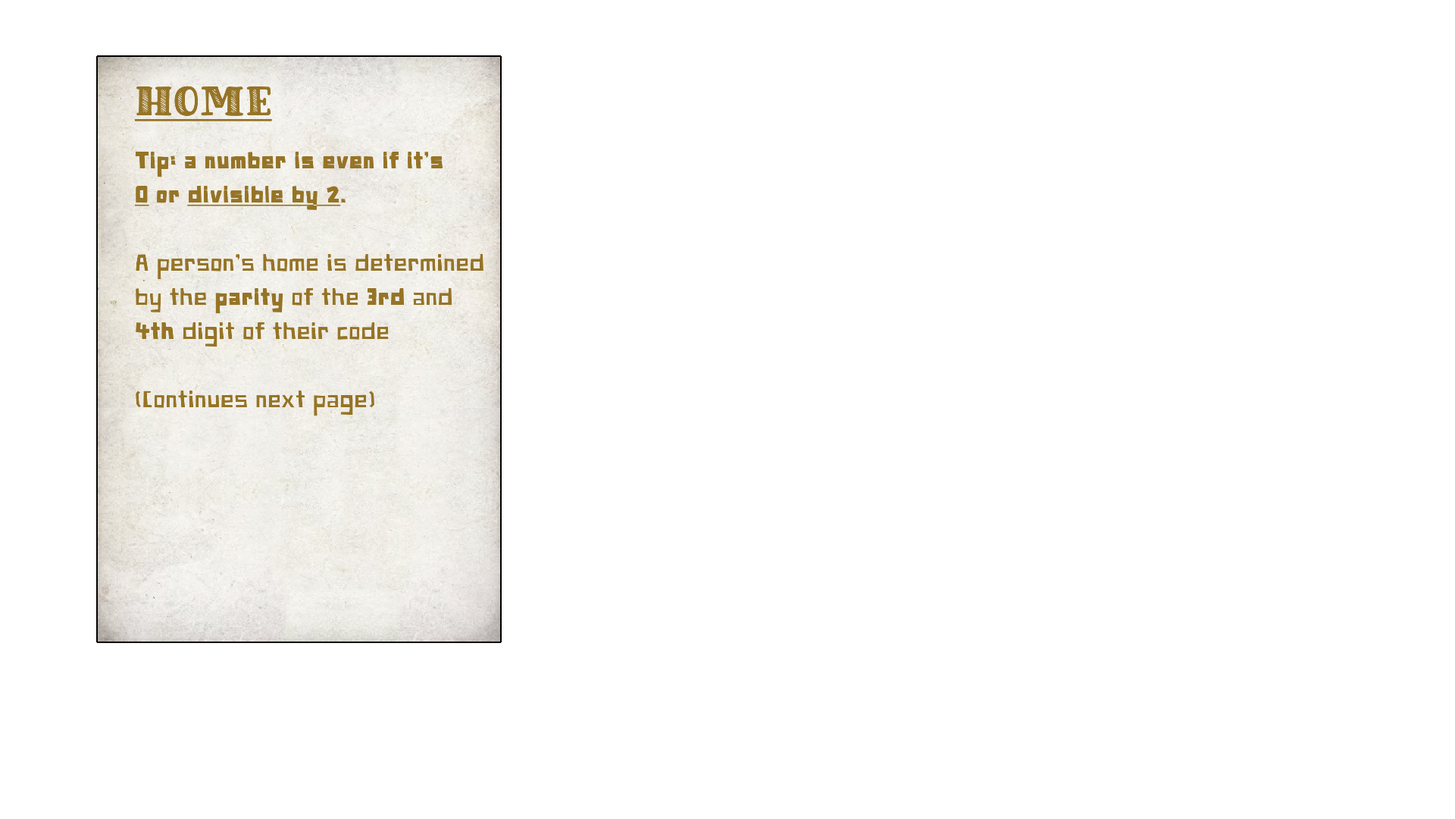
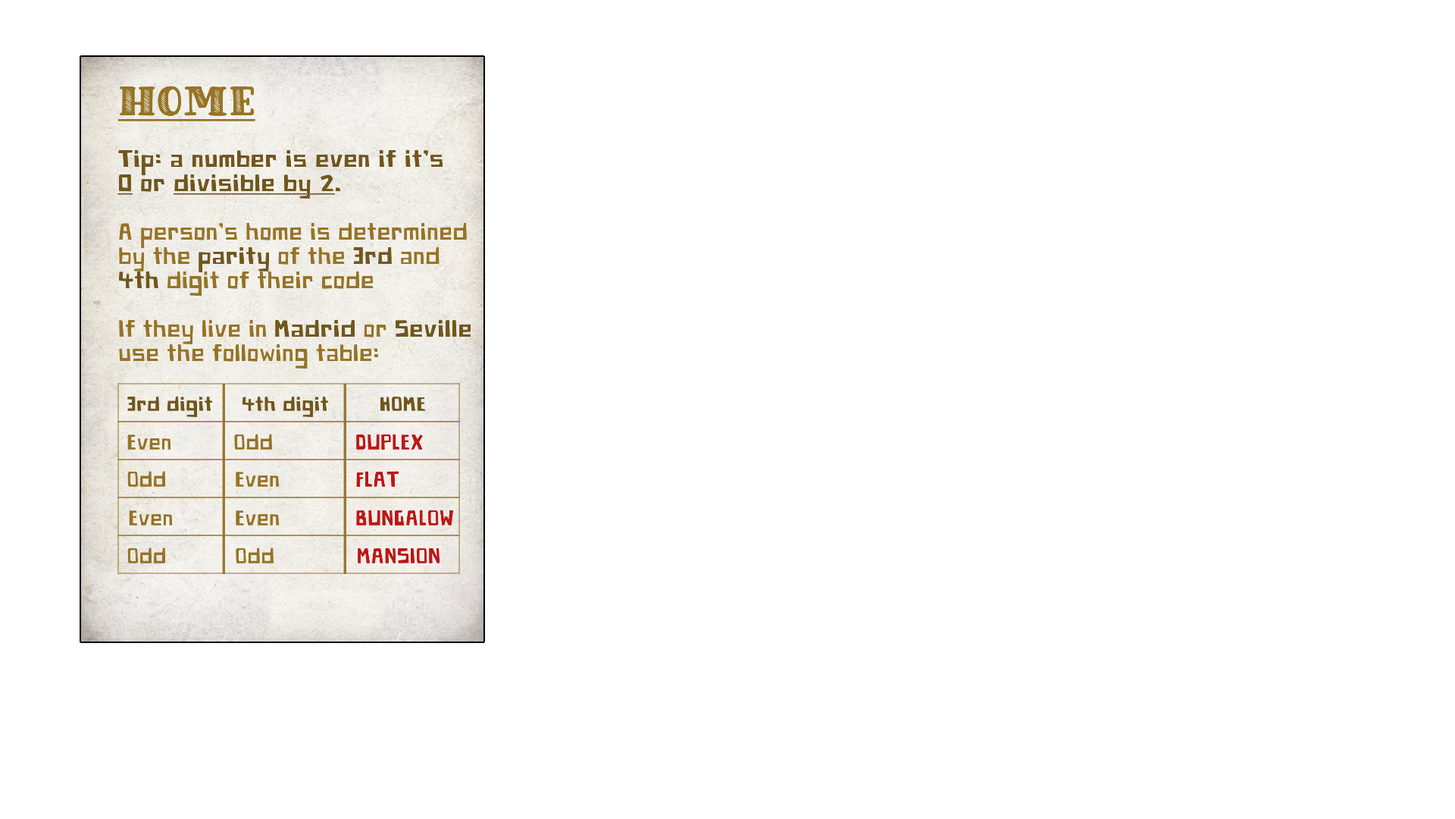
Two versions of the same layered image (1455x819). Layer-by-layer changes:
painted on "Page 2" over [79, 55, 502, 643]
